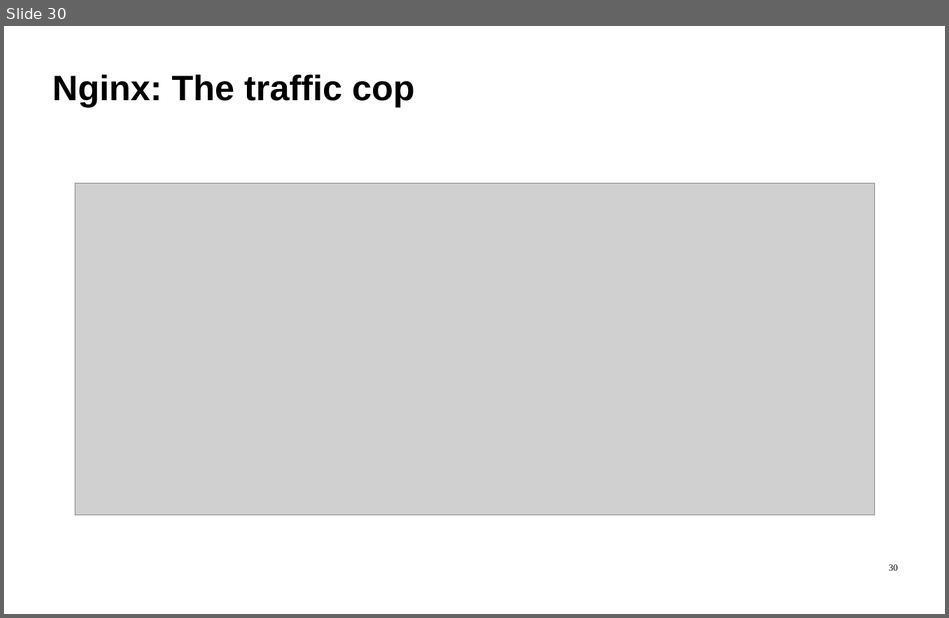
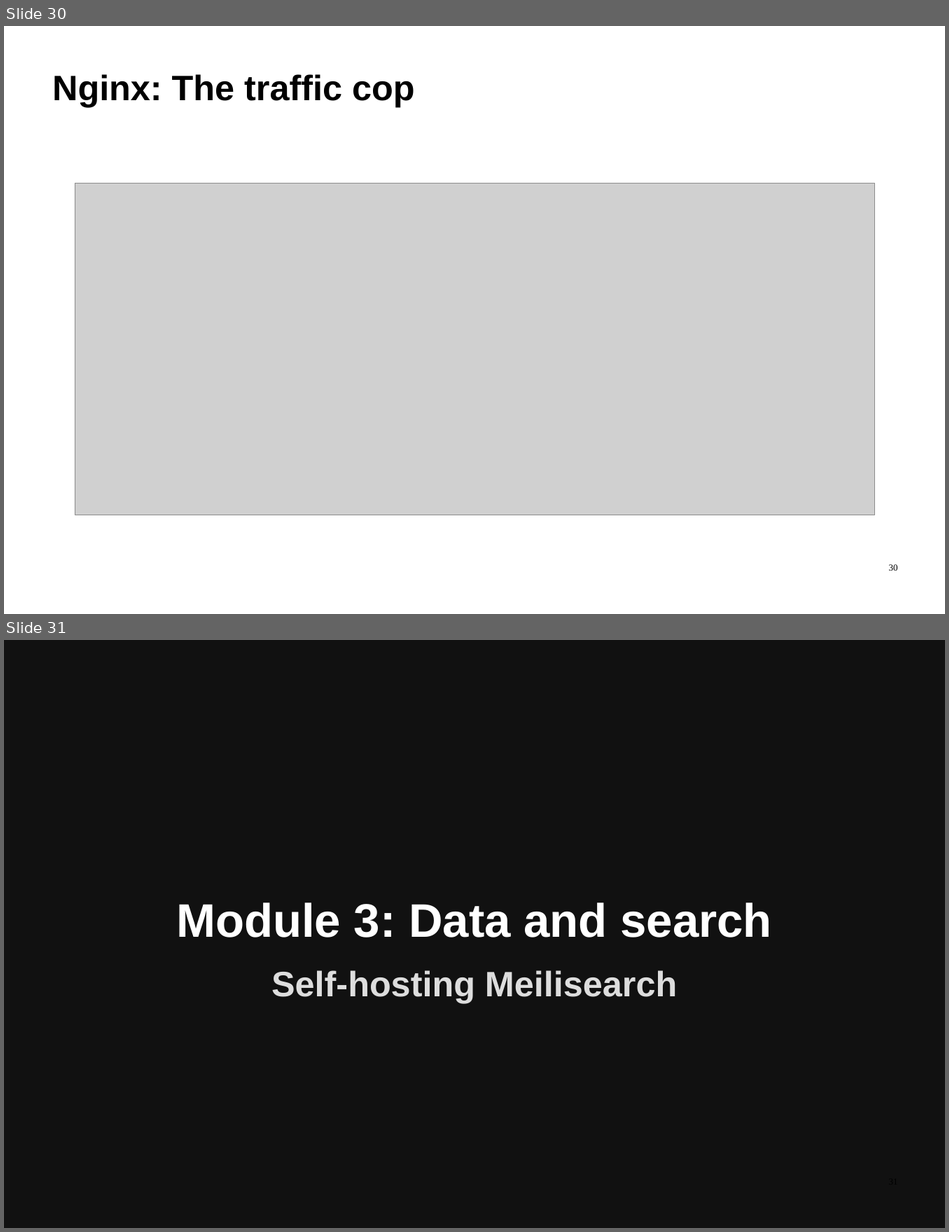
Before and after one commit to ImadSaddik/FullStackDeploymentHandbook, a slide deck: course-assets/slides/full_stack_deployment_guide.odp. Shown one above the other, each under a label of ours: slide 30 before the commit, slides 30 and 31 after it. The pictures are 949x618 and 949x1232 pixels, drawn with LibreOffice and Linux fonts; fonts in the diff are those of the drawing; grey boxes stand for pictures. Boxes give left, top, right and bottom in pixels: in the first picture for what was removed or moved away, otherwise in the second. Text is boxed around its words. In the diff, an @@ line names an element or a change of style, - is before the commit and + after.

```diff
--- a/course-assets/slides/full_stack_deployment_guide.odp
+++ b/course-assets/slides/full_stack_deployment_guide.odp
@@ slide 31 added at (4, 640, 945, 1228), background #111111 @@
@@ text added at (176, 902, 772, 938), 72 pt, text #FFFFFF, bold @@
+Module 3: Data and search
@@ text added at (271, 970, 677, 1003), 54 pt, text #DDDDDD, bold @@
+Self-hosting Meilisearch
```
Also in this commit, not shown: 5 other slides added, 1 other file.
